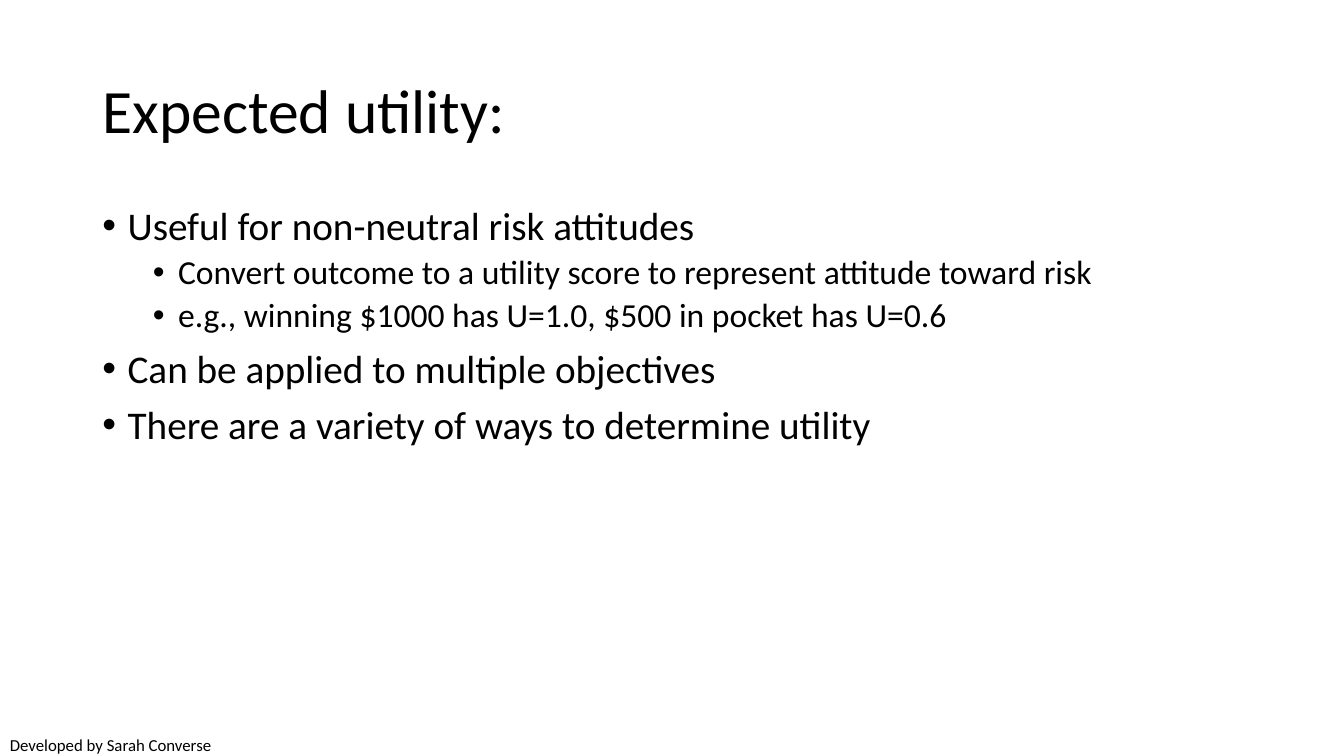
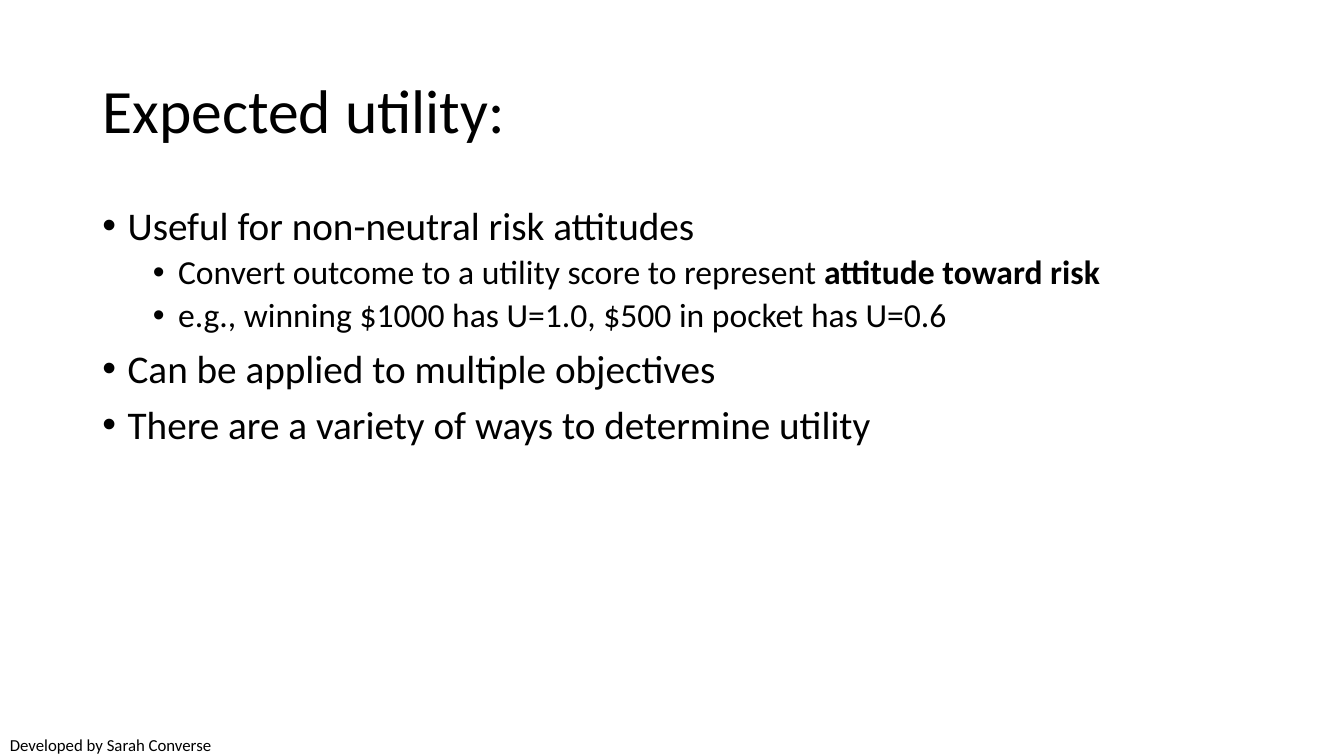
Before and after one commit to briellekthompson/NATR_8001_DecisionAnalysis_Fall25_Mizzou, a slide deck: slide 19 of material/Week7-UncertaintyPart2-Risk/Week7_SDM_Mizzou.pptx (slide 18 before the commit). Drawn at 1344x756 pixels with LibreOffice and Linux fonts; fonts in the diff are those of the drawing; background and template pictures are left out. Boxes give left, top, right and bottom in pixels: in the first picture for what was removed or moved away, otherwise in the second. Text is boxed around its words. In the diff, an @@ line names an element or a change of style, - is before the commit and + after.

```diff
--- a/material/Week7-UncertaintyPart2-Risk/Week7_SDM_Mizzou.pptx
+++ b/material/Week7-UncertaintyPart2-Risk/Week7_SDM_Mizzou.pptx
@@ text at (x1=178, y1=260, x2=1100, y2=290): bold on in "attitude toward risk" @@
```
Also in this commit, not shown: 13 other slides changed, 9 slides added, 1 slide removed, 1 other file.
